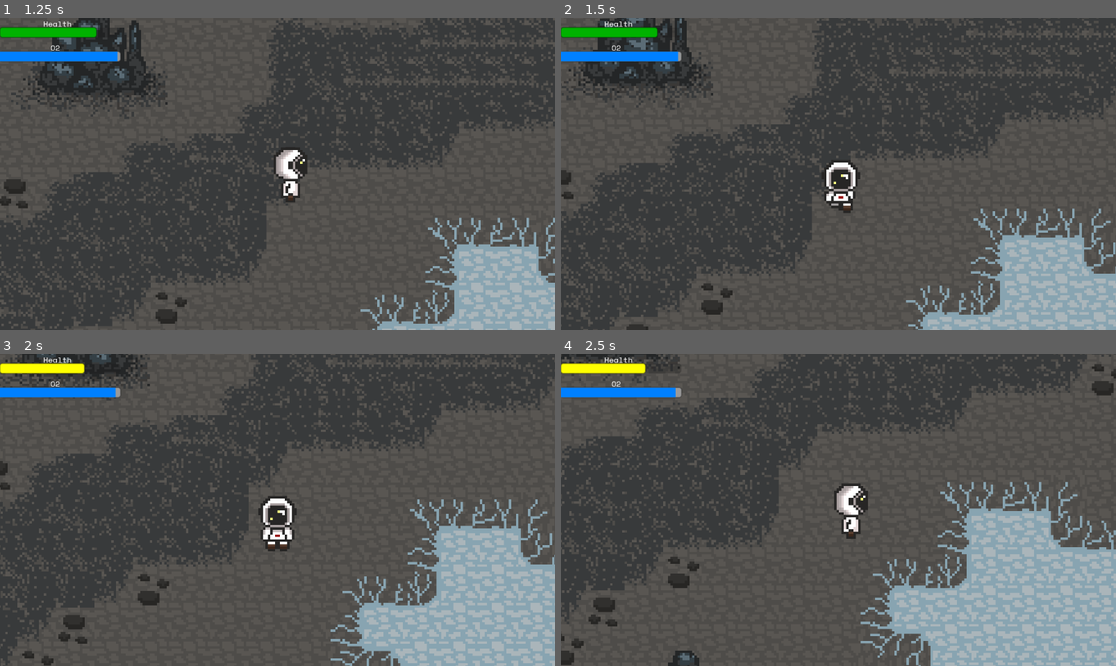
Above: before the commit, frames 1-4 (two rows, left to right).
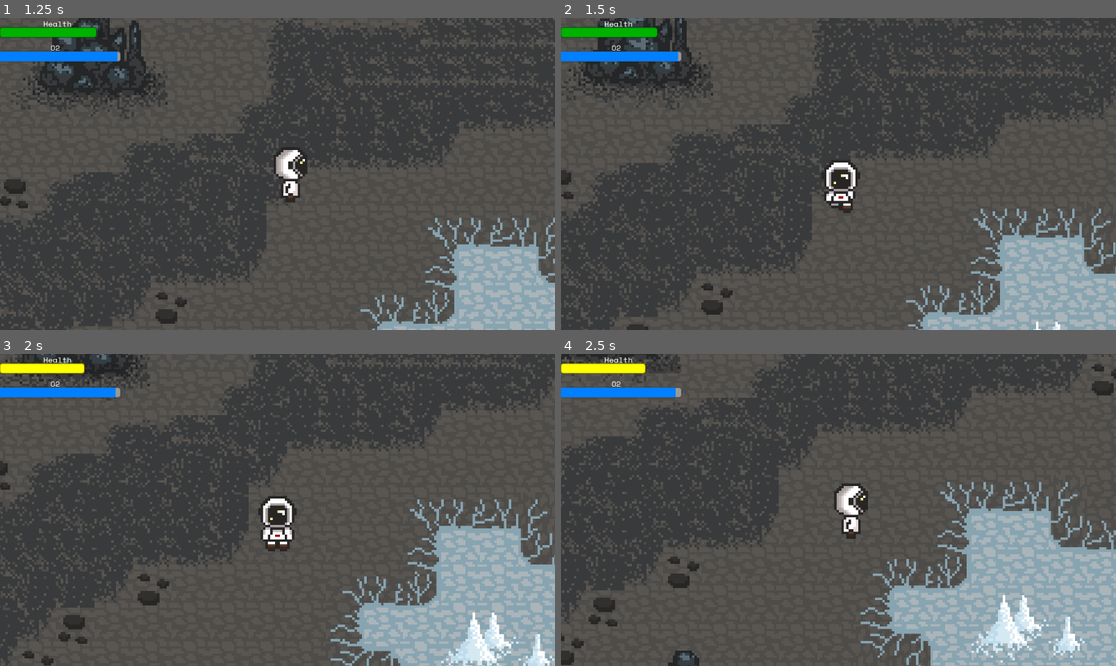
Above: after the commit, the same moments.

Repository: ProjectStarborne/Starborne
Game: Godot game, scene res://Scenes/world_asteroid.tscn
Same seed, same stepped clock (60 frames per second), same inputs: the game is played once before the commit and once after it. This scene is started directly instead of the project's main scene.
Inputs:
- Up to frame 1 (1.25 s): tap Enter (ui_accept) at 0.5, 0.77 s; hold D (right) from 0.53 s (still down)
- Up to frame 2 (1.5 s): release D (right) at 1.28 s; hold S (down) from 1.28 s (still down)
- Up to frame 3 (2 s): keep holding S (down); tap Enter (ui_accept) at 1.52 s
- Up to frame 4 (2.5 s): release S (down) at 2.03 s; hold D (right) from 2.03 s (still down)

Frame 1 is identical in both runs. In frame 2, less than 0.1% of the frame differs, in the area x 85-90%, y 97-100%; in frame 3, 1.2%; in frame 4, 1.3%, in the area x 73-95%, y 77-99%.

Commit message:
ice spikes

Diff:
--- a/Scenes/world_asteroid.tscn
+++ b/Scenes/world_asteroid.tscn
@@ -54,6 +54,20 @@
 9:17/0 = 0
 10:17/0 = 0
 11:17/0 = 0
+2:14/0 = 0
+3:14/0 = 0
+2:13/0 = 0
+3:13/0 = 0
+2:12/0 = 0
+3:12/0 = 0
+3:11/0 = 0
+2:11/0 = 0
+2:10/0 = 0
+2:9/0 = 0
+4:10/0 = 0
+5:10/0 = 0
+4:9/0 = 0
+5:9/0 = 0
 
 [sub_resource type="TileSetAtlasSource" id="TileSetAtlasSource_1wdpt"]
 texture = ExtResource("1_8b2gw")
@@ -352,7 +366,7 @@
 format = 2
 layer_0/tile_data = PackedInt32Array(-65536, 589826, 15, -1, 720898, 16, 65535, 589826, 16, 65534, 524290, 15, -2, 5898 …(17120 unchanged characters)…
 layer_1/name = "Layer1"
-layer_1/tile_data = PackedInt32Array(-131078, 917506, 11, -6 …(1717 unchanged characters)… , 4, -65548, 655363, 5, 65525, 720899, 7)
+layer_1/tile_data = PackedInt32Array(-131078, 917506, 11, -6 …(1717 unchanged characters)… , 4, -65548, 655363, 5, 65525, 720899, 7, -458753, 131072, 10, -524289, 131072, 9, -655360, 131072, 13, -589824, 131072, 14, -655359, 196608, 13, -589823, 196608, 14, 262150, 131072, 11, 327686, 131072, 12, 262151, 196608, 11, 327687, 196608, 12, 262152, 131072, 9, 327688, 131072, 10, -589822, 131072, 9, -524286, 131072, 10)
 
 [node name="Player" parent="." instance=ExtResource("2_cihn5")]
 
Binary file changed: Assets/images/Ice_Paths.png
Not shown, changed: Assets/images/Ice_Paths.png.import
Not shown: 1 places in Scenes/world_asteroid.tscn that only renumber resources
